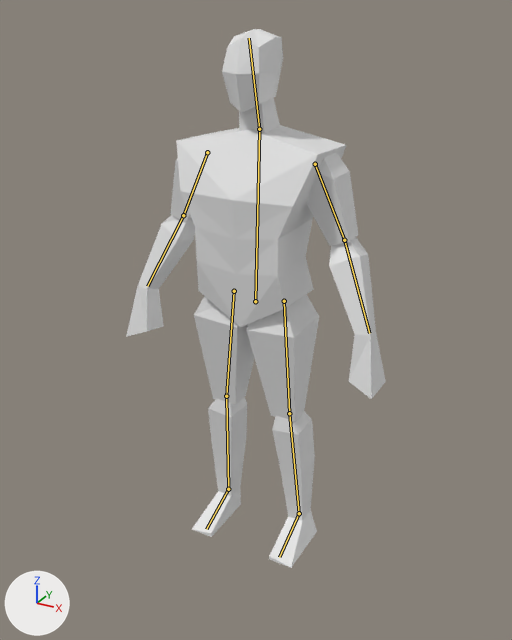
Renders of the Blender file model.blend from each side of a commit.
Both versions are drawn from a camera (50 mm lens) standing at (1.129, -2.051, 1.975) and looking at (-0.018, 0.034, 0.932). Every picture has the same lights, and +X, +Y and +Z are marked at lower left. The bones that bend it are drawn over the model as lines.
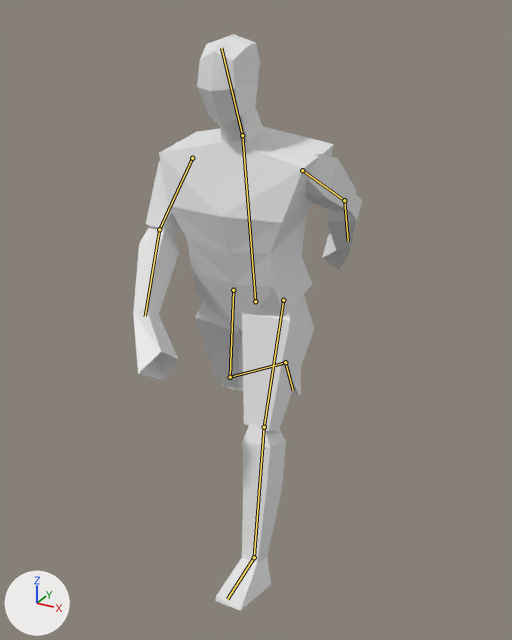
The newer file adds an action. The first version stands in its rest pose; the second is drawn at frame 1 of the action 'run_loop'.

Boxes (x1, y1, x2, y2) around the edits, measured in the pictures (512 x 640 px):
'Cube', posed (12% narrower, 7% taller): before (126, 29, 386, 568); after (133, 34, 362, 611)
bone 'body', root to tip: before (255, 301) to (259, 129); after (255, 301) to (242, 135)
bone 'upperarm.l', root to tip: before (315, 164) to (344, 240); after (302, 170) to (344, 200)
bone 'lowerarm.l', root to tip: before (344, 240) to (369, 333); after (344, 200) to (348, 241)
bone 'upperarm.r', root to tip: before (207, 152) to (183, 215); after (192, 158) to (159, 229)
bone 'lowerarm.r', root to tip: before (183, 215) to (147, 286); after (159, 229) to (145, 316)

Edits to the bpy script that builds the scene:
```text
Change bone_body:
    where bone_body = bpy.data.objects['Armature'].pose.bones['body']
    bone_body.rotation_quaternion: (1.0, 0.0, 0.0, 0.0) -> (0.996, 0.093, 0.0, 0.0)  # degrees (0, 0, 0) -> degrees (11, 0, 0)
Change bone_upperarm_l:
    where bone_upperarm_l = bpy.data.objects['Armature'].pose.bones['upperarm.l']  # child of 'body'
    bone_upperarm_l.rotation_quaternion: (1.0, 0.0, 0.0, 0.0) -> (0.911, -0.378, 0.131, -0.102)  # degrees (0, 0, 0) -> degrees (-46, 9, -17)
Change bone_lowerarm_l:
    where bone_lowerarm_l = bpy.data.objects['Armature'].pose.bones['lowerarm.l']  # child of 'upperarm.l'
    bone_lowerarm_l.rotation_quaternion: (1.0, 0.0, 0.0, 0.0) -> (0.978, 0.0, 0.0, -0.21)  # degrees (0, 0, 0) -> degrees (0, 0, -24)
Change bone_upperarm_r:
    where bone_upperarm_r = bpy.data.objects['Armature'].pose.bones['upperarm.r']  # child of 'body'
    bone_upperarm_r.rotation_quaternion: (1.0, 0.0, 0.0, 0.0) -> (0.926, 0.342, 0.115, 0.11)  # degrees (0, 0, 0) -> degrees (42, 8, 17)
Change bone_lowerarm_r:
    where bone_lowerarm_r = bpy.data.objects['Armature'].pose.bones['lowerarm.r']  # child of 'upperarm.r'
    bone_lowerarm_r.rotation_quaternion: (1.0, 0.0, 0.0, 0.0) -> (0.974, 0.0, 0.0, 0.228)  # degrees (0, 0, 0) -> degrees (0, 0, 26)
Change bone_iklegtarget_l:
    where bone_iklegtarget_l = bpy.data.objects['Armature'].pose.bones['iklegtarget.l']
    bone_iklegtarget_l.location: (0.0, 0.0, 0.0) -> (-0.004, -0.375, -0.071)
    bone_iklegtarget_l.rotation_quaternion: (1.0, 0.0, 0.0, 0.0) -> (0.987, 0.16, 0.0, -0.01)  # degrees (0, 0, 0) -> degrees (18, 0, -1)
Change bone_iklegtarget_r:
    where bone_iklegtarget_r = bpy.data.objects['Armature'].pose.bones['iklegtarget.r']
    bone_iklegtarget_r.location: (0.0, 0.0, 0.0) -> (0.022, 0.525, -0.367)
    bone_iklegtarget_r.rotation_quaternion: (1.0, 0.0, 0.0, 0.0) -> (0.733, -0.679, 0.0, -0.041)  # degrees (0, 0, 0) -> degrees (-85, -3, -3)
```
